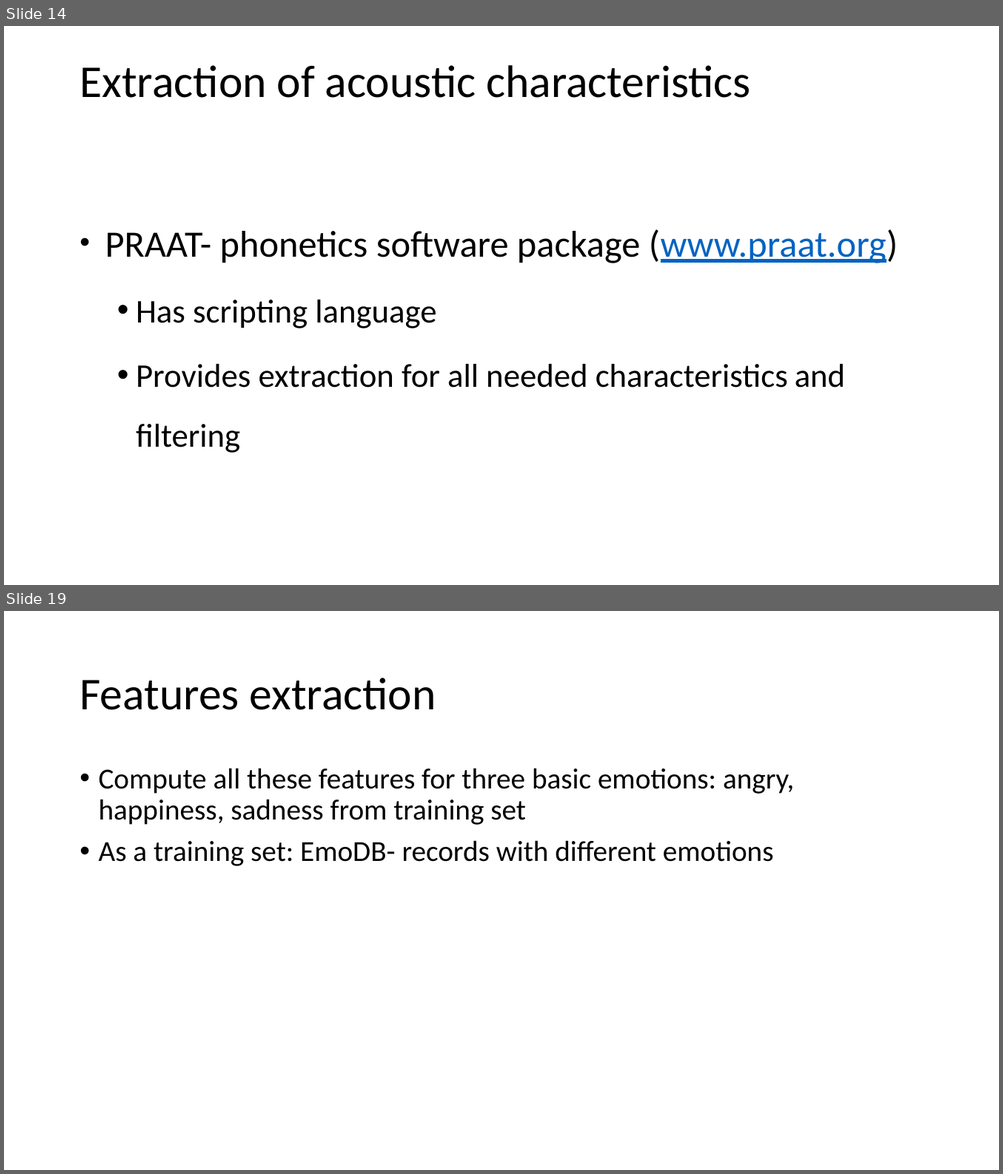
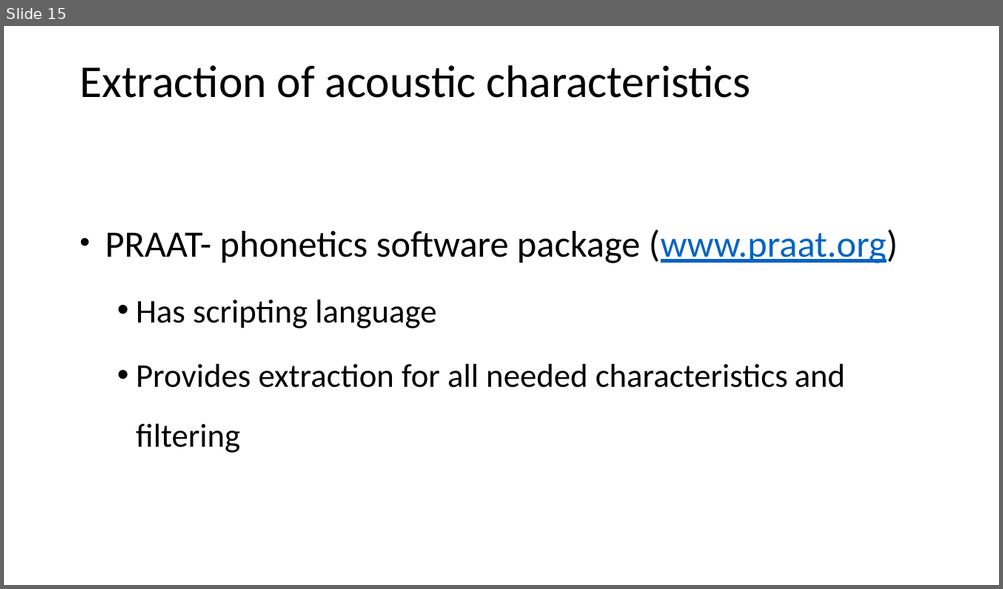
Before and after one commit to aydar-musin/Thesis, a slide deck: Thesis.pptx. Shown one above the other, each under a label of ours: slides 14 and 19 before the commit, slide 15 after it; the slides between them are not shown. The pictures are 1003x1174 and 1003x589 pixels, drawn with LibreOffice and Linux fonts; fonts in the diff are those of the drawing. Boxes give left, top, right and bottom in pixels: in the first picture for what was removed or moved away, otherwise in the second. Text is boxed around its words. In the diff, an @@ line names an element or a change of style, - is before the commit and + after.

```diff
--- a/Thesis.pptx
+++ b/Thesis.pptx
@@ slide 19 removed at (4,611,999,1170), background #FFFFFF @@
@@ title removed at (79,678,436,710) @@
-Features extraction
@@ text removed at (99,768,794,866) @@
-• Compute all these features for three basic emotions: angry, happiness, sadness from training set
-• As a training set: EmoDB- records with different emotions
@@ what was slide 14 is now slide 15 @@
```
Also in this commit, not shown: 14 slides changed, 14 slides added, 2 other slides removed, 30 other files.
